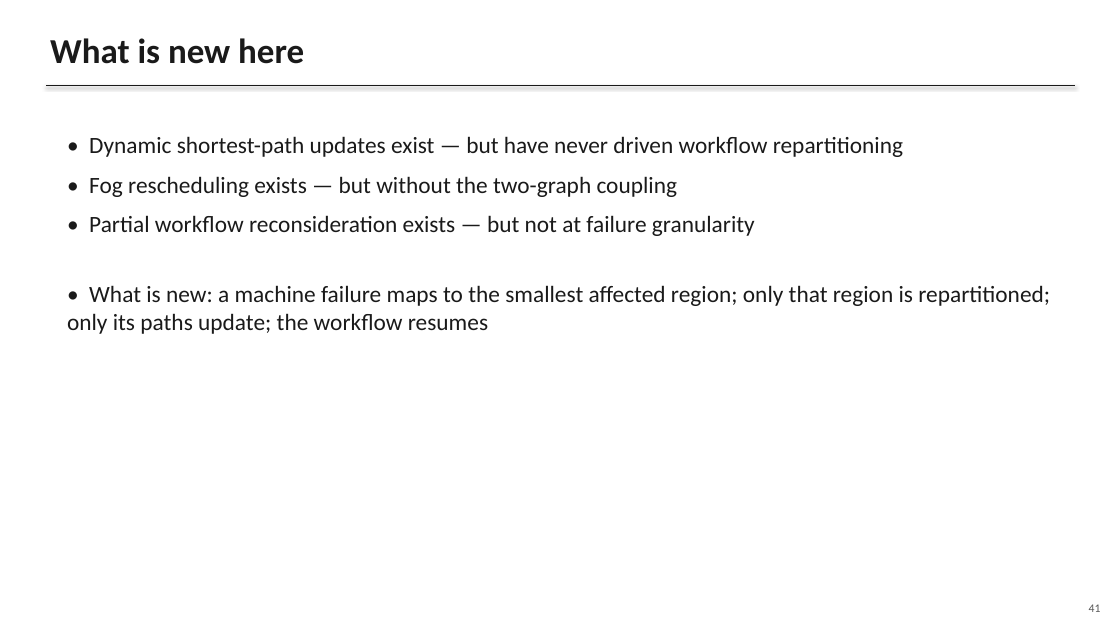
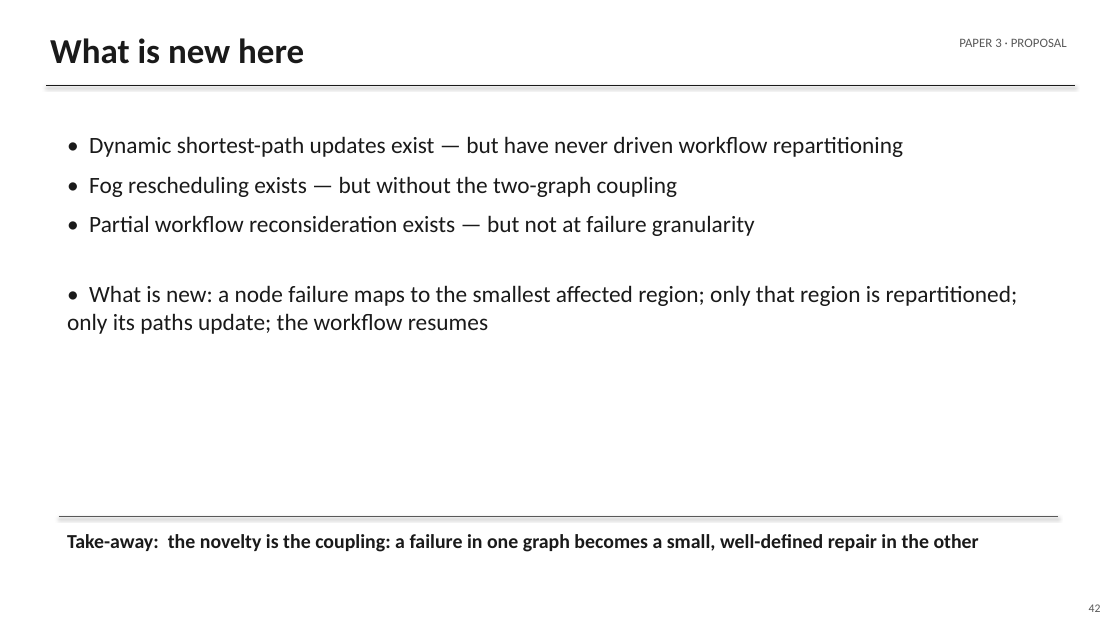
Before and after one commit to gayanigupta/data-aware-scheduling, a slide deck: slide 42 of slides/data-aware-scheduling.pptx (slide 41 before the commit). Drawn at 1120x630 pixels with LibreOffice and Linux fonts; fonts in the diff are those of the drawing. Boxes give left, top, right and bottom in pixels: in the first picture for what was removed or moved away, otherwise in the second. Text is boxed around its words. In the diff, an @@ line names an element or a change of style, - is before the commit and + after.

Commit message:
Restructure proposal deck to proposal-defense organization
- Numbered sections (1-7) with a running section tag on every
  slide so the structure is always visible
- New "Inputs and decisions" slide: a table stating which
  symbols are fixed inputs and which two are decided,
  mirroring the paper abstract
- Failure->repair flow diagram on the Paper 3 scenario slide
- Take-away lines on every experimental and key content slide
- Rewrote method-steps, hypotheses, risks, and conclusion
  slides into complete plain sentences

```diff
--- a/slides/data-aware-scheduling.pptx
+++ b/slides/data-aware-scheduling.pptx
@@ text added at (959,38,1067,47), 11 pt, text #595959 @@
+PAPER 3 · PROPOSAL
@@ text at (67,285,1018,334): text changed @@
-• What is new: a machine failure maps to the smallest affected region; only that region is repartitioned; only its paths update; the workflow resumes
+• What is new: a node failure maps to the smallest affected region; only that region is repartitioned; only its paths update; the workflow resumes
@@ line added from (59, 517) to (1059, 517), #595959 0.75 pt @@
@@ text added at (67,534,979,552), 17 pt, text #1A1A1A, bold @@
+Take-away: the novelty is the coupling: a failure in one graph becomes a small, well-defined repair in the other
@@ text at (1089,604,1101,612): text changed @@
-41
+42
```
Also in this commit, not shown: 45 other slides changed, 1 slide added, 1 other file.
